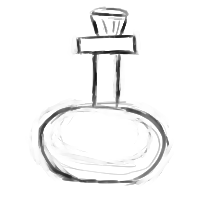
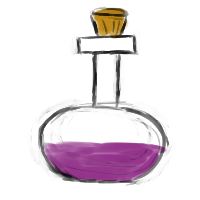
Layers edited between the first and the second 200×200 image:
added group "Calque de groupe 4" with 2 layers above "Arrière-plan" over [41,7,167,183]
added layer "Calque de dessin 5" in group "Calque de groupe 4" over [93,7,129,39]
added layer "Calque de dessin 3" in group "Calque de groupe 4" over [41,141,167,183]
